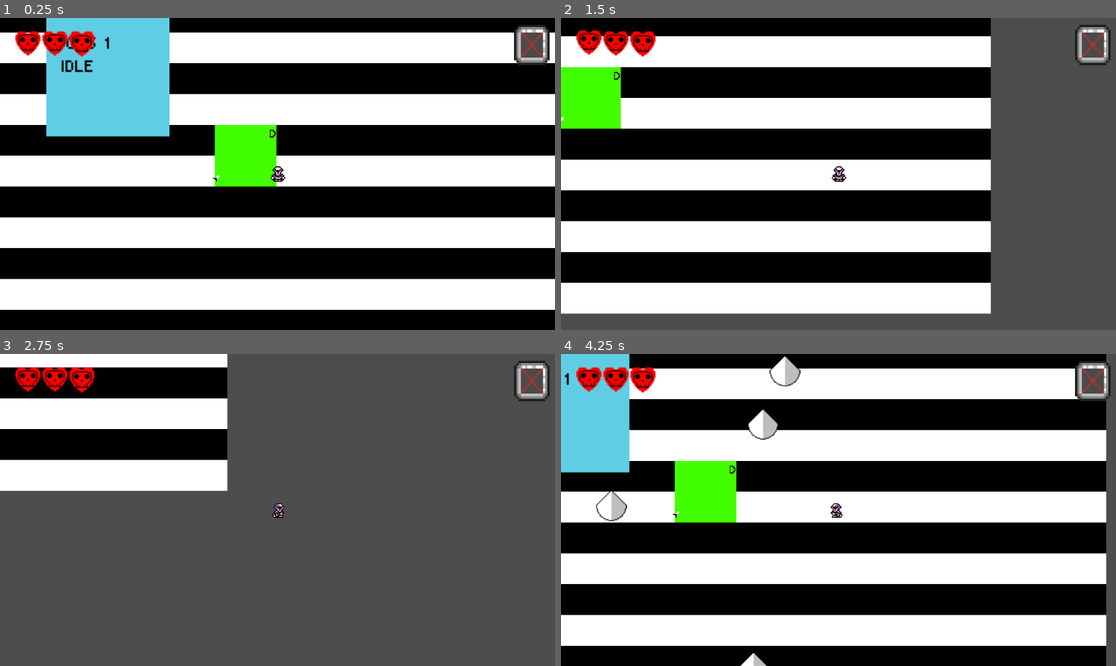
Above: before the commit, frames 1-4 (two rows, left to right).
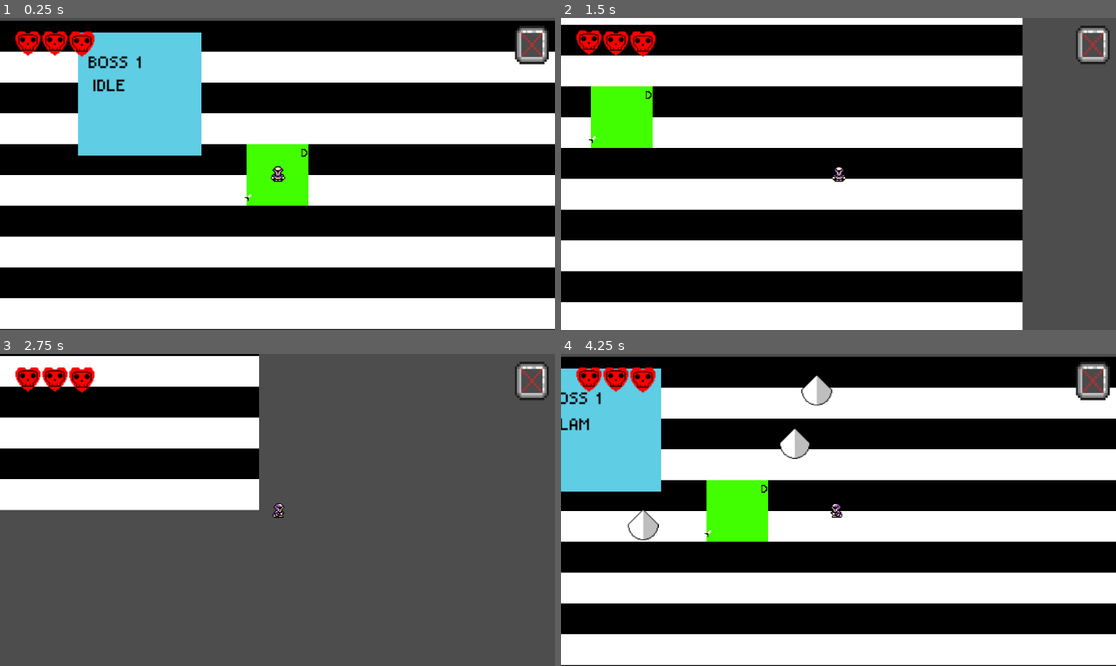
Above: after the commit, the same moments.

Repository: septimus1213/The-Ebon-Synod-TempName-
Game: Godot game, scene res://root.tscn
The game is run twice, just before and just after one commit, with the same random seed, the same clock (stepped at 60 frames per second) and the same inputs.
Inputs (mouse positions are in pixels of both pictures, inside the frame that each line leads up to):
- Up to frame 1 (0.25 s): no input
- Up to frame 2 (1.5 s): tap Enter at 0.5 s; move the mouse to (960, 158) at 0.52 s; hold D (move_right) 0.53-1.28 s; click (960, 158) at 0.6 s; move the mouse to (727, 189) at 1.27 s; hold S (move_down) from 1.28 s (still down); click (727, 189) at 1.35 s
- Up to frame 3 (2.75 s): move the mouse to (333, 441) at 2.02 s; release S (move_down) at 2.03 s; hold D (move_right) from 2.03 s (still down); tap Q (Drop_Item) at 2.1 s; click (333, 441) at 2.3 s
- Up to frame 4 (4.25 s): move the mouse to (810, 572) at 2.77 s; release D (move_right) at 2.78 s; hold W (move_up) 2.78-3.53 s; tap E (Pickup_Item) at 2.85 s; click (810, 572) at 3.05 s; move the mouse to (1005, 556) at 3.52 s; hold A (move_left) from 3.53 s (still down); tap Shift (dash) at 3.6 s; click (1005, 556) at 3.8 s

The runs differ from the first frame. In frame 1, 63% of the frame differs, in the area x 0-100%, y 0-100%; in frame 2, 56%; in frame 3, 16%; in frame 4, 64%.

Commit message:
Added attack animations for sword

Diff:
--- a/Scenes/PrefabScenes/player.tscn
+++ b/Scenes/PrefabScenes/player.tscn
@@ -1,7 +1,8 @@
-[gd_scene load_steps=19 format=3 uid="uid://dt27suyijgyho"]
+[gd_scene load_steps=37 format=3 uid="uid://dt27suyijgyho"]
 
 [ext_resource type="Script" uid="uid://cj4en2phmgdj7" path="res://Scripts/scr_player/player.gd" id="1_il23p"]
 [ext_resource type="Texture2D" uid="uid://4b3oeqp4auyu" path="res://Assets/Player And Attributes/Knight_walk-Sheet.png" id="2_ycbe0"]
+[ext_resource type="Texture2D" uid="uid://bdf8okbhlkuk6" path="res://Assets/Player And Attributes/Attack_sword-aligned.png" id="3_ycbe0"]
 
 [sub_resource type="RectangleShape2D" id="RectangleShape2D_i58a6"]
 size = Vector2(16.625, 16.875)
@@ -127,6 +128,141 @@
 
 [sub_resource type="RectangleShape2D" id="RectangleShape2D_il23p"]
 size = Vector2(16, 16)
+
+[sub_resource type="AtlasTexture" id="AtlasTexture_cbwd1"]
+atlas = ExtResource("3_ycbe0")
+region = Rect2(0, 0, 64, 64)
+
+[sub_resource type="AtlasTexture" id="AtlasTexture_cqadd"]
+atlas = ExtResource("3_ycbe0")
+region = Rect2(64, 0, 64, 64)
+
+[sub_resource type="AtlasTexture" id="AtlasTexture_whd63"]
+atlas = ExtResource("3_ycbe0")
+region = Rect2(128, 0, 64, 64)
+
+[sub_resource type="AtlasTexture" id="AtlasTexture_vmx8s"]
+atlas = ExtResource("3_ycbe0")
+region = Rect2(192, 0, 64, 64)
+
+[sub_resource type="AtlasTexture" id="AtlasTexture_672ck"]
+atlas = ExtResource("3_ycbe0")
+region = Rect2(0, 192, 64, 64)
+
+[sub_resource type="AtlasTexture" id="AtlasTexture_t6n5d"]
+atlas = ExtResource("3_ycbe0")
+region = Rect2(64, 192, 64, 64)
+
+[sub_resource type="AtlasTexture" id="AtlasTexture_j4big"]
+atlas = ExtResource("3_ycbe0")
+region = Rect2(128, 192, 64, 64)
+
+[sub_resource type="AtlasTexture" id="AtlasTexture_kpqkr"]
+atlas = ExtResource("3_ycbe0")
+region = Rect2(192, 192, 64, 64)
+
+[sub_resource type="AtlasTexture" id="AtlasTexture_v3dyf"]
+atlas = ExtResource("3_ycbe0")
+region = Rect2(0, 128, 64, 64)
+
+[sub_resource type="AtlasTexture" id="AtlasTexture_ppb13"]
+atlas = ExtResource("3_ycbe0")
+region = Rect2(64, 128, 64, 64)
+
+[sub_resource type="AtlasTexture" id="AtlasTexture_is4fa"]
+atlas = ExtResource("3_ycbe0")
+region = Rect2(128, 128, 64, 64)
+
+[sub_resource type="AtlasTexture" id="AtlasTexture_euxck"]
+atlas = ExtResource("3_ycbe0")
+region = Rect2(192, 128, 64, 64)
+
+[sub_resource type="AtlasTexture" id="AtlasTexture_u65ms"]
+atlas = ExtResource("3_ycbe0")
+region = Rect2(0, 64, 64, 64)
+
+[sub_resource type="AtlasTexture" id="AtlasTexture_c43ae"]
+atlas = ExtResource("3_ycbe0")
+region = Rect2(64, 64, 64, 64)
+
+[sub_resource type="AtlasTexture" id="AtlasTexture_1r4mi"]
+atlas = ExtResource("3_ycbe0")
+region = Rect2(128, 64, 64, 64)
+
+[sub_resource type="AtlasTexture" id="AtlasTexture_b13hk"]
+atlas = ExtResource("3_ycbe0")
+region = Rect2(192, 64, 64, 64)
+
+[sub_resource type="SpriteFrames" id="SpriteFrames_cmob5"]
+animations = [{
+"frames": [{
+"duration": 1.0,
+"texture": SubResource("AtlasTexture_cbwd1")
+}, {
+"duration": 1.0,
+"texture": SubResource("AtlasTexture_cqadd")
+}, {
+"duration": 1.0,
+"texture": SubResource("AtlasTexture_whd63")
+}, {
+"duration": 1.0,
+"texture": SubResource("AtlasTexture_vmx8s")
+}],
+"loop": false,
+"name": &"attack_down",
+"speed": 15.0
+}, {
+"frames": [{
+"duration": 1.0,
+"texture": SubResource("AtlasTexture_672ck")
+}, {
+"duration": 1.0,
+"texture": SubResource("AtlasTexture_t6n5d")
+}, {
+"duration": 1.0,
+"texture": SubResource("AtlasTexture_j4big")
+}, {
+"duration": 1.0,
+"texture": SubResource("AtlasTexture_kpqkr")
+}],
+"loop": false,
+"name": &"attack_left",
+"speed": 15.0
+}, {
+"frames": [{
+"duration": 1.0,
+"texture": SubResource("AtlasTexture_v3dyf")
+}, {
+"duration": 1.0,
+"texture": SubResource("AtlasTexture_ppb13")
+}, {
+"duration": 1.0,
+"texture": SubResource("AtlasTexture_is4fa")
+}, {
+"duration": 1.0,
+"texture": SubResource("AtlasTexture_euxck")
+}],
+"loop": false,
+"name": &"attack_right",
+"speed": 15.0
+}, {
+"frames": [{
+"duration": 1.0,
+"texture": SubResource("AtlasTexture_u65ms")
+}, {
+"duration": 1.0,
+"texture": SubResource("AtlasTexture_c43ae")
+}, {
+"duration": 1.0,
+"texture": SubResource("AtlasTexture_1r4mi")
+}, {
+"duration": 1.0,
+"texture": SubResource("AtlasTexture_b13hk")
+}],
+"loop": false,
+"name": &"attack_up",
+"speed": 15.0
+}]
 
 [node name="Player" type="CharacterBody2D" groups=["player"]]
 z_index = 5
@@ -147,8 +283,6 @@
 animation = &"WalkUp"
 frame_progress = 0.30133504
 
-[node name="WeaponSprite" type="Sprite2D" parent="."]
-
 [node name="SwordHitbox" type="Area2D" parent="."]
 collision_layer = 2
 monitoring = false
@@ -156,4 +290,13 @@
 [node name="CollisionShape2D" type="CollisionShape2D" parent="SwordHitbox"]
 shape = SubResource("RectangleShape2D_il23p")
 
+[node name="attack_sprites" type="AnimatedSprite2D" parent="."]
+visible = false
+position = Vector2(1, -2)
+sprite_frames = SubResource("SpriteFrames_cmob5")
+animation = &"attack_right"
+
+[node name="WeaponSprite" type="Sprite2D" parent="."]
+
 [connection signal="timeout" from="Timer" to="." method="_on_timer_timeout"]
+[connection signal="animation_finished" from="attack_sprites" to="." method="_on_attack_sprites_animation_finished"]
--- a/Scripts/scr_player/player.gd
+++ b/Scripts/scr_player/player.gd
@@ -46,6 +46,8 @@
 @onready var sword_hitbox: Area2D = $SwordHitbox
 @onready var weaponicons: AnimatedSprite2D = $"../playerfollow/WeaponIcons/AnimatedSprite2D"
 @onready var Healthbar: AnimatedSprite2D = $"../playerfollow/HealthBar"
+@onready var attack_sprites: AnimatedSprite2D = $attack_sprites
+
 
 func _ready():
 	current_health = max_health
@@ -204,6 +206,24 @@
 	var mouse_pos = get_global_mouse_position()
 	var angle = (mouse_pos - global_position).angle()
 	sword_attack_angle = angle
+	var angleindeg = rad_to_deg(sword_attack_angle)
+
+	if angleindeg > -45 and angleindeg <= 45:
+		attack_sprites.visible = true
+		animated_sprite.visible = false
+		attack_sprites.play("attack_right")
+	elif angleindeg > 45 and angleindeg <= 135:
+		attack_sprites.visible = true
+		animated_sprite.visible = false
+		attack_sprites.play("attack_down")
+	elif angleindeg > 135 or angleindeg <= -135:
+		attack_sprites.visible = true
+		animated_sprite.visible = false
+		attack_sprites.play("attack_left")
+	elif angleindeg > -135 and angleindeg <= -45:
+		attack_sprites.visible = true
+		animated_sprite.visible = false
+		attack_sprites.play("attack_up")
 
 	# Position hitbox in front of player in attack direction
 	var hitbox_distance = 20  # how far from player center
@@ -310,3 +330,8 @@
 
 func _on_timer_timeout():
 	is_dash_ready = true
+
+
+func _on_attack_sprites_animation_finished() -> void:
+	attack_sprites.visible = false
+	animated_sprite.visible = true
--- a/root.tscn
+++ b/root.tscn
@@ -276,7 +276,7 @@
 [node name="AnimatedSprite2D" type="AnimatedSprite2D" parent="playerfollow/WeaponIcons"]
 texture_filter = 1
 position = Vector2(261, -181)
-scale = Vector2(2.3125, 2.625)
+scale = Vector2(2.203, 2.5)
 sprite_frames = SubResource("SpriteFrames_r3r3k")
 animation = &"sword"
 autoplay = "none"
@@ -296,7 +296,7 @@
 spike_texture = ExtResource("13_r3r3k")
 
 [node name="Player" parent="." instance=ExtResource("14_qt76e")]
-position = Vector2(33, 19)
+position = Vector2(0, -1)
 sword_ground_scene = ExtResource("5_l8v81")
 bow_ground_scene = ExtResource("6_l8v81")
 arrow_scene = ExtResource("15_blcw0")
Binary file added: Assets/Player And Attributes/Attack_sword-aligned.png
Not shown, added: Assets/Player And Attributes/Attack_sword-aligned.png.import
